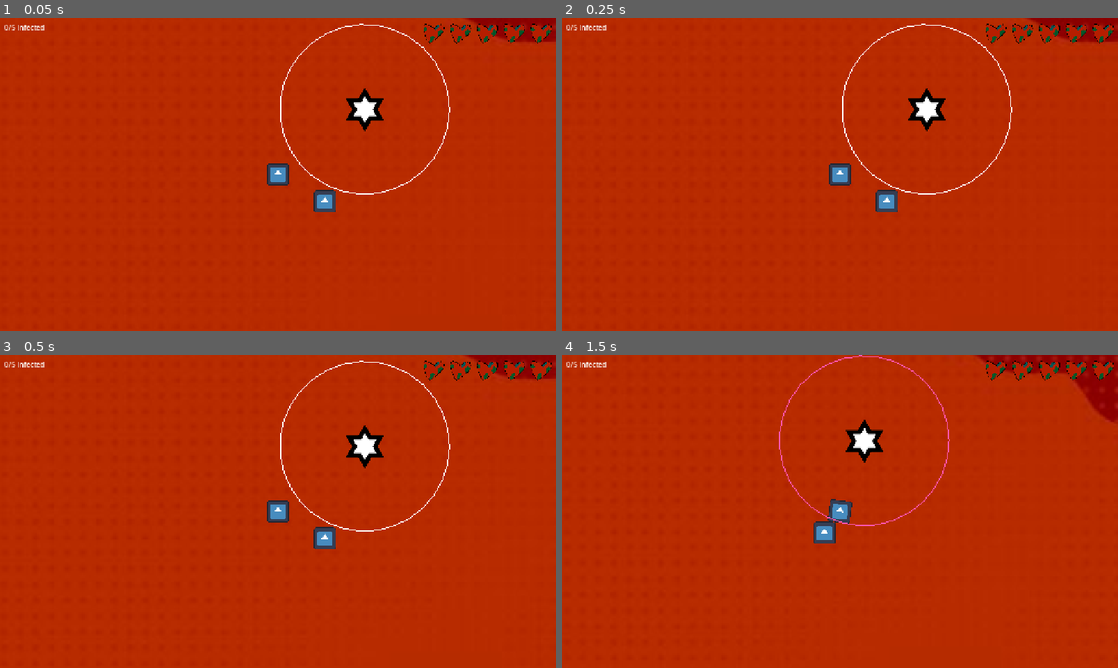
Above: before the commit, frames 1-4 (two rows, left to right).
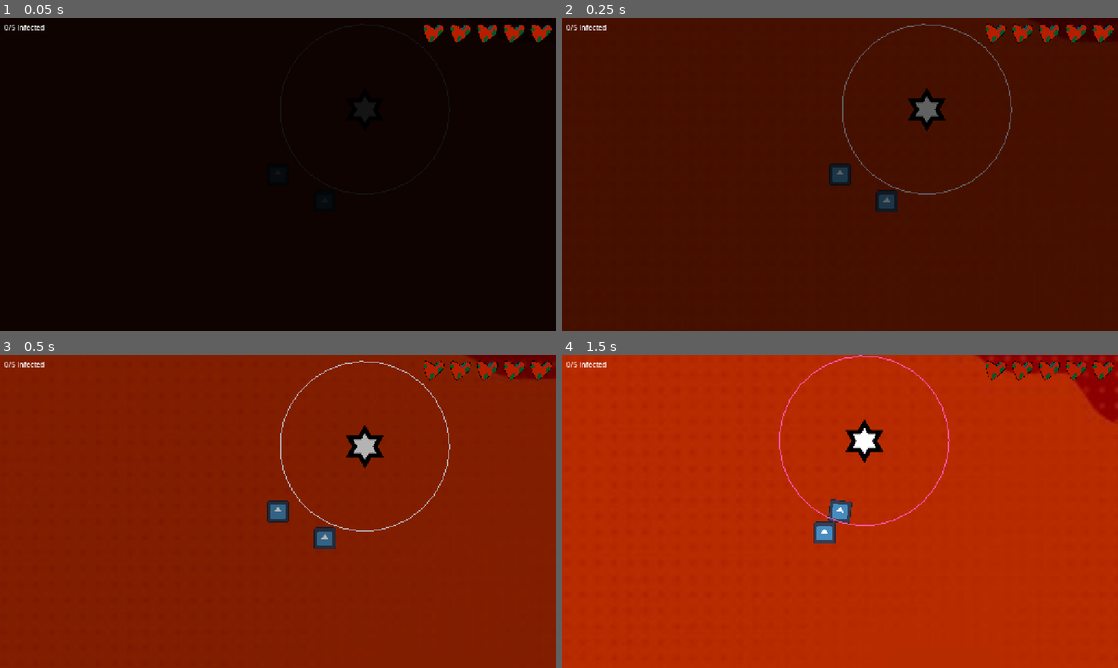
Above: after the commit, the same moments.

Repository: MarkusSecundus/GlobalJam_2026
Game: Godot game, scene res://maps/test_map.tscn
Two runs of this game, one before a commit and one after it. Both use one fixed random seed, a clock stepped at 60 frames per second and the inputs below. The engine's default icon, where the game draws it, is replaced by a stand-in: a white triangle on a blue panel in a dark square.
Inputs:
- Up to frame 1 (0.05 s): no input
- Up to frame 2 (0.25 s): no input
- Up to frame 3 (0.5 s): no input
- Up to frame 4 (1.5 s): hold D (Right) 0.53-1.28 s; hold S (Down) from 1.28 s (still down)

The runs differ from the first frame. In frame 1, 99% of the frame differs, in the area x 0-100%, y 0-100%; in frame 2, 99%; in frame 3, 99%; in frame 4, nothing differs.

Commit message:
add fade out on start

Diff:
--- a/maps/test_map.tscn
+++ b/maps/test_map.tscn
@@ -9,6 +9,9 @@
 [ext_resource type="Script" uid="uid://bd7l507ar4rdt" path="res://scripts/ui/infection_count_label.gd" id="6_k1jtb"]
 [ext_resource type="Texture2D" uid="uid://dokmmpvsmlkg6" path="res://textures/heart_full.png" id="7_pbr4s"]
 [ext_resource type="Script" uid="uid://b81iosrxwqejt" path="res://scripts/ui/healt_display.gd" id="7_svl6s"]
+[ext_resource type="Script" uid="uid://oftyspnf0fd3" path="res://scripts/util/dialog_system/DialogSystem.gd" id="10_wd2vj"]
+[ext_resource type="Script" uid="uid://drunnu1gxn230" path="res://scripts/util/dialog_system/DialogCoroutine.gd" id="11_fpxlb"]
+[ext_resource type="Script" uid="uid://ubonts5hn7fi" path="res://scripts/util/dialog_system/dialog_custom_actions/DialogAction_Fader.gd" id="12_u8v7t"]
 
 [sub_resource type="RectangleShape2D" id="RectangleShape2D_b71ab"]
 size = Vector2(128, 127)
@@ -96,3 +99,18 @@
 [node name="TextureRect" type="TextureRect" parent="CanvasLayer/Control/HBoxContainer" unique_id=684583580]
 layout_mode = 2
 texture = ExtResource("7_pbr4s")
+
+[node name="FadeAction" type="Node" parent="." unique_id=2070253419 node_paths=PackedStringArray("default_start")]
+script = ExtResource("10_wd2vj")
+default_start = NodePath("Fn_OnStart")
+run_on_start = true
+
+[node name="Fn_OnStart" type="Node" parent="FadeAction" unique_id=1491821669]
+script = ExtResource("11_fpxlb")
+
+[node name="FadeOut" type="Node" parent="FadeAction/Fn_OnStart" unique_id=102818667]
+script = ExtResource("12_u8v7t")
+start_alpha = 1.0
+duration_seconds = 1.0
+ease = 1
+transition = 1
--- a/project.godot
+++ b/project.godot
@@ -21,6 +21,7 @@
 TimeUtils="*uid://bswj41aima2u0"
 GameState="*uid://bxgcmemhfiaef"
 Game="*uid://bvslblyu080qh"
+Fader="*uid://b4nlofangeb5d"
 
 [display]
 
--- /dev/null
+++ b/scripts/util/dialog_system/dialog_custom_actions/DialogAction_Fader.gd
@@ -0,0 +1,34 @@
+class_name DialogAction_Fader
+extends IDialogAction
+
+@export var target : CanvasItem
+@export var target_fader : DialogAction_Fader
+
+@export var start_alpha : float
+@export var end_alpha : float
+@export var duration_seconds : float
+@export var ease : Tween.EaseType = Tween.EaseType.EASE_IN_OUT
+@export var transition : Tween.TransitionType = Tween.TransitionType.TRANS_LINEAR
+@export var wait_for_finish : bool = true
+
+var _tw : EffectsUtils.TweenWrapper:
+	get:
+		if not _tw:
+			if target_fader: _tw = target_fader._tw
+			else: _tw = EffectsUtils.TweenWrapper.new(target if target else FaderSingleton.INSTANCE)
+		return _tw
+
+func do_perform(ctx: DialogContext, on_finished: Callable)->void:
+	var tw := _tw.create_tween()
+	var fader : CanvasItem = _tw.obj
+	fader.visible = true
+	var final_color = fader.modulate
+	final_color.a = end_alpha
+	if start_alpha >= 0.0: fader.modulate.a = start_alpha
+	var tweener := tw.tween_property(fader, "modulate", final_color, duration_seconds)
+	tweener.set_ease(ease)
+	tweener.set_trans(transition)
+	if wait_for_finish:
+		await tw.finished
+
+	_default_perform(ctx, on_finished)
--- /dev/null
+++ b/scripts/util/dialog_system/dialog_custom_actions/DialogAction_PlaySound.gd
@@ -0,0 +1,17 @@
+extends IDialogAction
+
+
+@export var stream: AudioStream;
+@export var pitch_min : float = 1
+@export var pitch_max : float = 1
+@export var volume_db : float = 0
+
+@export var wait_for_finish : bool = false
+
+
+func do_perform(ctx: DialogContext, on_finished: Callable)->void:
+	var pitch := randf_range(pitch_min, pitch_max) if pitch_min < pitch_max else pitch_min
+	var player := SoundManager.PlaySound(stream, pitch, volume_db)
+	if wait_for_finish:
+		await player.finished
+	_default_perform(ctx, on_finished)
--- /dev/null
+++ b/scripts/util/dialog_system/dialog_custom_actions/DialogAction_PlaySoundtrack.gd
@@ -0,0 +1,9 @@
+extends IDialogAction
+
+
+@export var layer_index : int = 0
+
+
+func do_perform(ctx: DialogContext, on_finished: Callable)->void:
+	SoundManager.GetSoundtrackLayer(layer_index).play()
+	_default_perform(ctx, on_finished)
--- /dev/null
+++ b/scripts/util/dialog_system/dialog_custom_actions/Fader.tscn
@@ -0,0 +1,38 @@
+[gd_scene format=3 uid="uid://b4nlofangeb5d"]
+
+[ext_resource type="Script" path="res://scripts/util/dialog_system/dialog_custom_actions/FaderSingleton.gd" id="1_cgpwj"]
+
+[sub_resource type="Gradient" id="Gradient_eb1j1"]
+offsets = PackedFloat32Array(0)
+colors = PackedColorArray(0, 0, 0, 1)
+
+[sub_resource type="GradientTexture1D" id="GradientTexture1D_n0ewl"]
+gradient = SubResource("Gradient_eb1j1")
+
+[node name="Fader" type="Control" unique_id=1297533836]
+layout_mode = 3
+anchors_preset = 15
+anchor_right = 1.0
+anchor_bottom = 1.0
+offset_left = -13736.0
+offset_top = -7512.0
+offset_right = 8640.0
+offset_bottom = 5656.0
+grow_horizontal = 2
+grow_vertical = 2
+mouse_filter = 2
+mouse_behavior_recursive = 1
+script = ExtResource("1_cgpwj")
+
+[node name="Fader" type="TextureRect" parent="." unique_id=1572047129]
+z_index = 500
+layout_mode = 1
+anchors_preset = -1
+anchor_right = 1.0090001
+anchor_bottom = 1.0
+offset_right = 0.631958
+focus_behavior_recursive = 1
+mouse_filter = 2
+mouse_behavior_recursive = 1
+texture = SubResource("GradientTexture1D_n0ewl")
+expand_mode = 1
--- /dev/null
+++ b/scripts/util/dialog_system/dialog_custom_actions/FaderSingleton.gd
@@ -0,0 +1,8 @@
+class_name FaderSingleton
+extends CanvasItem
+
+static var INSTANCE : FaderSingleton
+
+func _init() -> void:
+	assert(not INSTANCE)
+	INSTANCE = self
Not shown, added: scripts/util/dialog_system/dialog_custom_actions/DialogAction_Fader.gd.uid
Not shown, added: scripts/util/dialog_system/dialog_custom_actions/DialogAction_PlaySound.gd.uid
Not shown, added: scripts/util/dialog_system/dialog_custom_actions/DialogAction_PlaySoundtrack.gd.uid
Not shown, added: scripts/util/dialog_system/dialog_custom_actions/FaderSingleton.gd.uid
